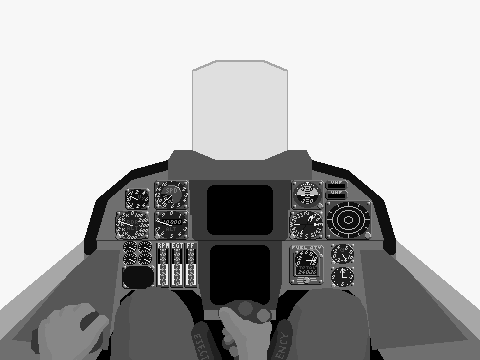
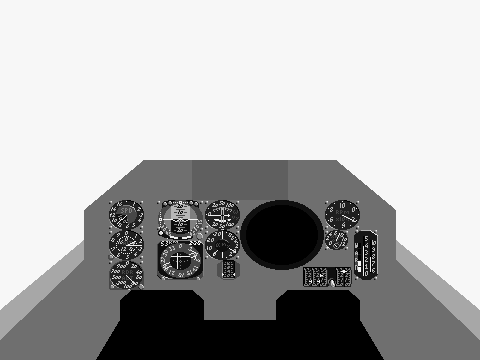
Two versions of the same layered image (480 x 360). Layer-by-layer changes:
hid "Hands" over (31, 303, 272, 360)
hid "Stick" over (218, 300, 272, 360)
hid "EjectTrigger" over (191, 319, 293, 360)
hid "Legs" over (110, 286, 370, 360)
hid "F14_Hood" over (84, 60, 396, 255)
hid "F14_Frgr" over (118, 182, 347, 285)
hid "F14_Bkgr", painted on it over (96, 180, 384, 310)
hid "F14_Frame" over (12, 150, 468, 360)
added layer "MiG23_Frgr" above "MiG23_Bkgr" over (116, 205, 371, 287)
added layer "MiG23_Bkgr" above "MiG23_Frame" over (108, 200, 378, 290)
added layer "MiG23_Frame" above "Frame" over (12, 160, 468, 360)
